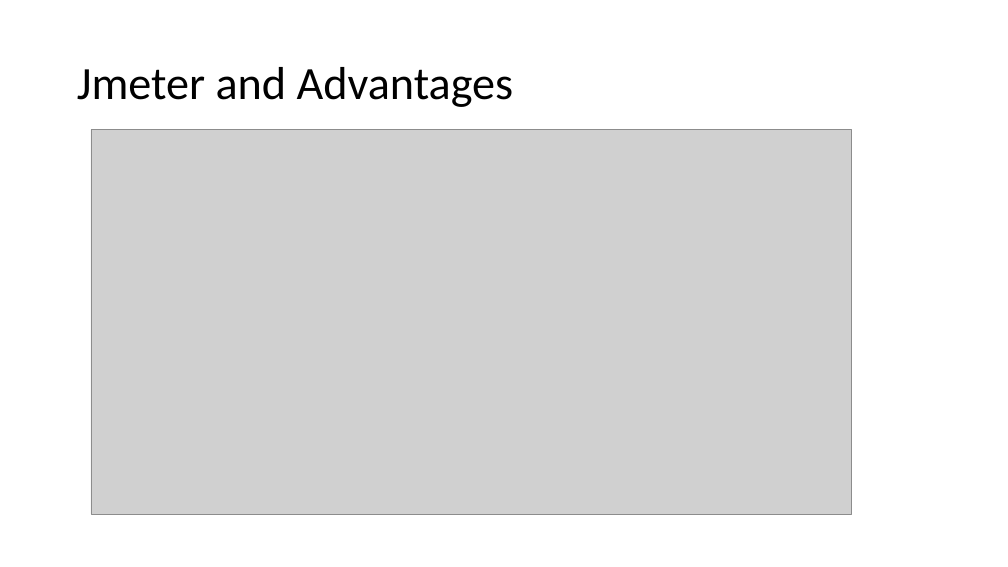
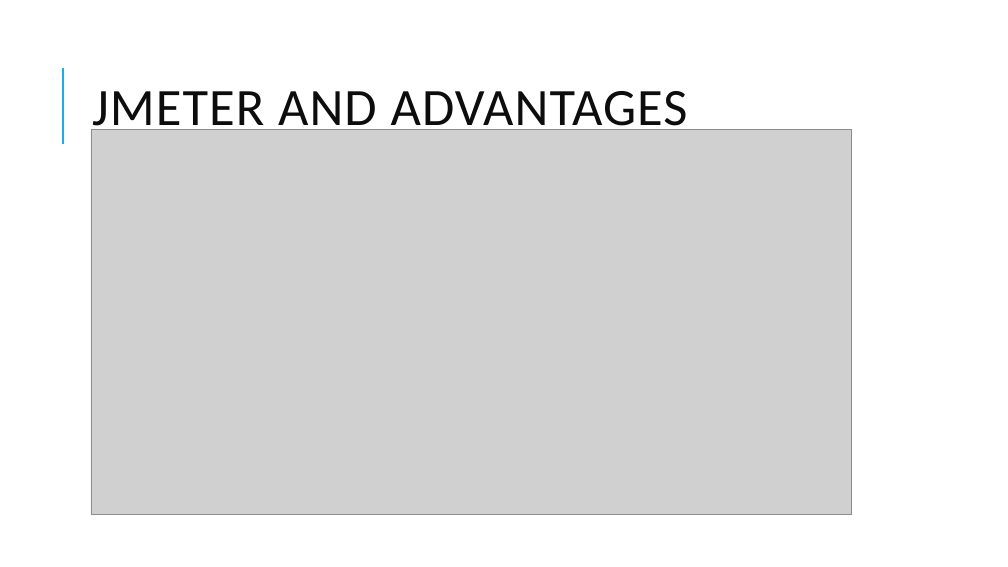
Before and after one commit to skandhwa/SimplilearnNew, a slide deck: slide 4 of Load Testing -Jmeter.pptx. Drawn at 1008x567 pixels with LibreOffice and Linux fonts; fonts in the diff are those of the drawing; grey boxes stand for pictures. Boxes give left, top, right and bottom in pixels: in the first picture for what was removed or moved away, otherwise in the second. Text is boxed around its words. In the diff, an @@ line names an element or a change of style, - is before the commit and + after.

```diff
--- a/Load Testing -Jmeter.pptx
+++ b/Load Testing -Jmeter.pptx
@@ line added from (63, 144) to (63, 68), #1CADE4 1.5 pt @@
@@ title at (92,91,688,138): text changed; size 44 to 50 pt; text colour #000000 to #0D0D0D @@
-Jmeter and Advantages
+JMETER AND ADVANTAGES
```
Also in this commit, not shown: 18 other slides changed, 14 slides added, 7 other files.
